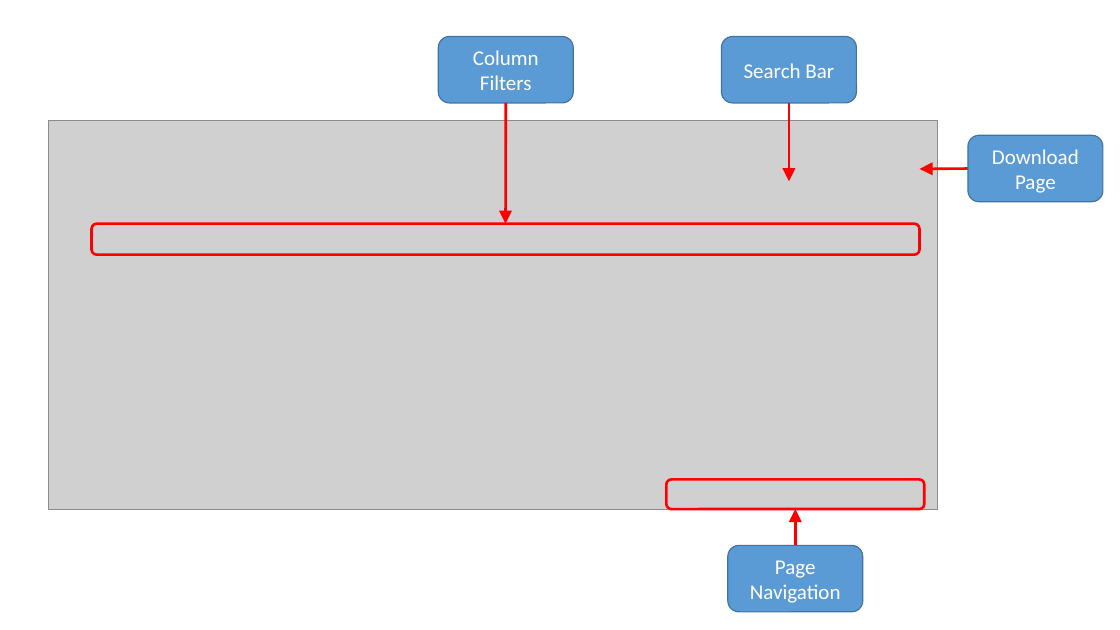
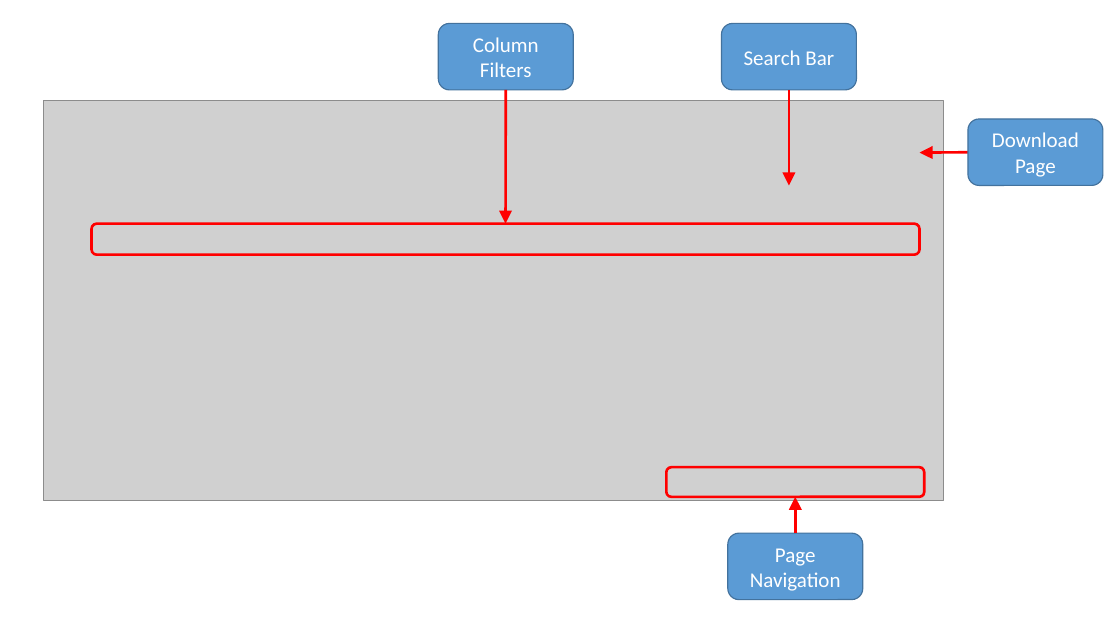
Before and after one commit to JGCRI/argus, a slide deck: slide 13 of vignettes/vignetteFigs/00vignetteFigs.pptx. Drawn at 1120x630 pixels with LibreOffice and Linux fonts; fonts in the diff are those of the drawing; grey boxes stand for pictures. Boxes give left, top, right and bottom in pixels: in the first picture for what was removed or moved away, otherwise in the second. Text is boxed around its words. In the diff, an @@ line names an element or a change of style, - is before the commit and + after.

```diff
--- a/vignettes/vignetteFigs/00vignetteFigs.pptx
+++ b/vignettes/vignetteFigs/00vignetteFigs.pptx
@@ picture: place and size @@
-picture at <box>48,121,937,509</box>
+picture at <box>44,101,944,500</box>
@@ arrow moved from (506, 103) - (506, 223) to (506, 90) - (506, 223) @@
@@ arrow moved from (789, 103) - (789, 181) to (789, 90) - (789, 186) @@
@@ 2 rounded rectangles, 1 arrow: place and size @@
-2 rounded rectangles, 1 arrow at <box>666,135,1103,509</box>
+2 rounded rectangles, 1 arrow at <box>666,119,1103,497</box>
@@ 3 rounded rectangles, 1 arrow: place and size @@
-3 rounded rectangles, 1 arrow at <box>439,36,863,612</box>
+3 rounded rectangles, 1 arrow at <box>439,24,863,600</box>
```
Also in this commit, not shown: 11 other slides changed, 2 slides added, 1 slide removed, 26 other files.
